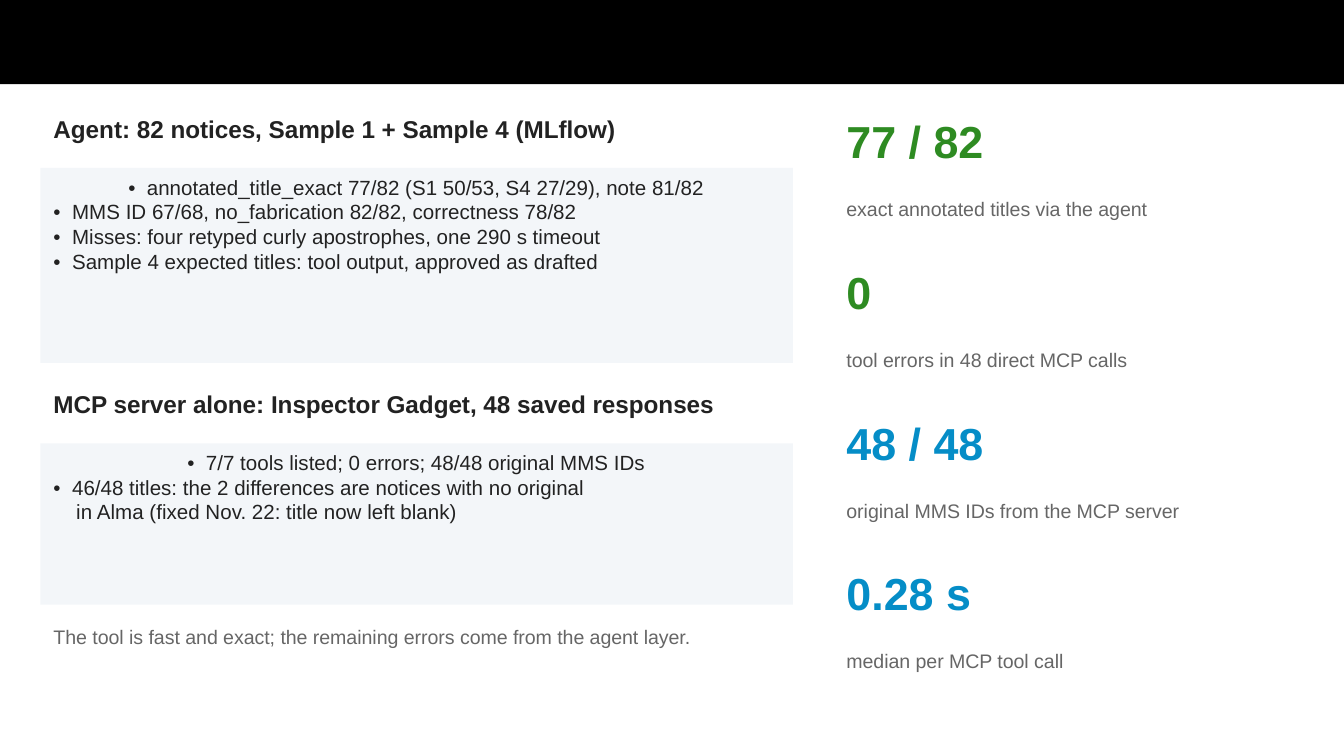
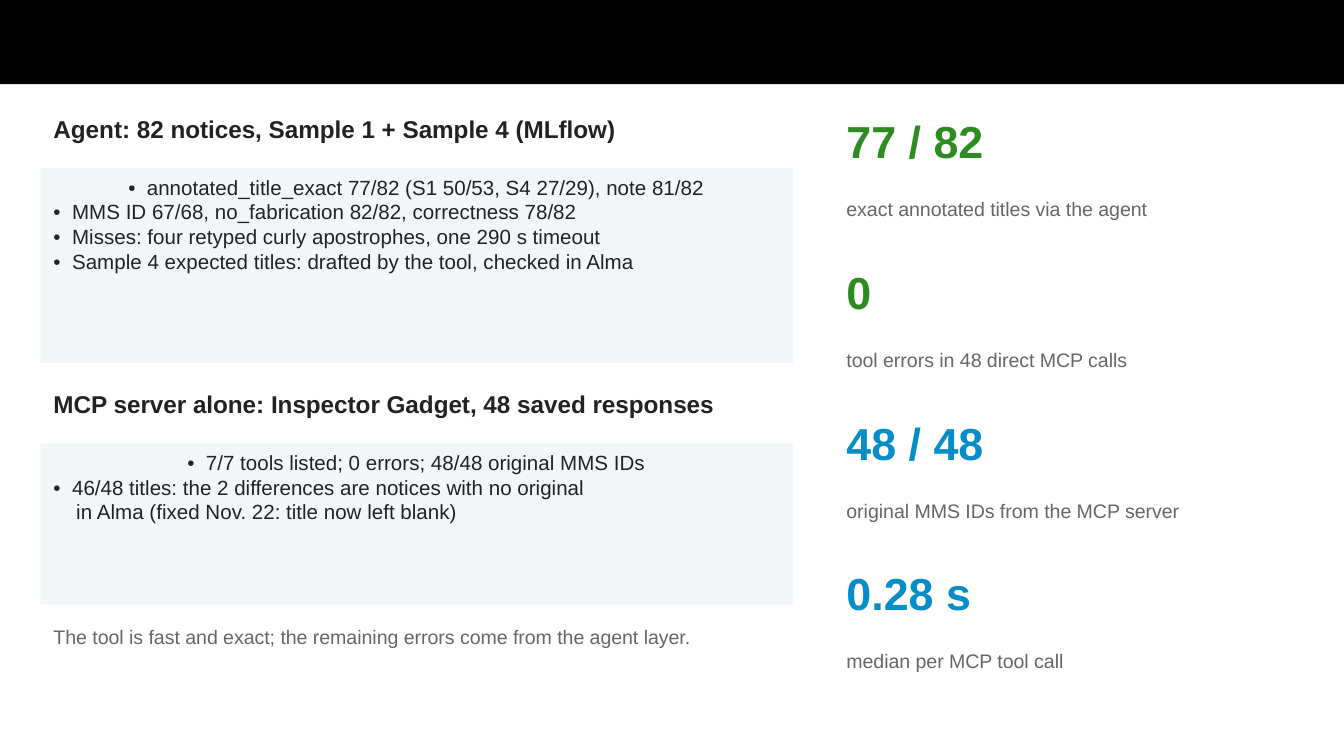
Before and after one commit to AmandaZXu-USDA/NAL, a slide deck: slide 14 of submission/GSA-MCP-Hackathon-mcp-sru-syntax.pptx. Drawn at 1344x756 pixels with LibreOffice and Linux fonts; fonts in the diff are those of the drawing. Boxes give left, top, right and bottom in pixels: in the first picture for what was removed or moved away, otherwise in the second. Text is boxed around its words. In the diff, an @@ line names an element or a change of style, - is before the commit and + after.

Commit message:
Correct Sample 4 ground-truth description: expected titles were checked one by one against Alma by the project owner (report, notebooks, README, deck slide 14)

```diff
--- a/submission/GSA-MCP-Hackathon-mcp-sru-syntax.pptx
+++ b/submission/GSA-MCP-Hackathon-mcp-sru-syntax.pptx
@@ text in rectangle at [72,254,633,274]: text changed @@
-• Sample 4 expected titles: tool output, approved as drafted
+• Sample 4 expected titles: drafted by the tool, checked in Alma
```
Also in this commit, not shown: 4 other files.
